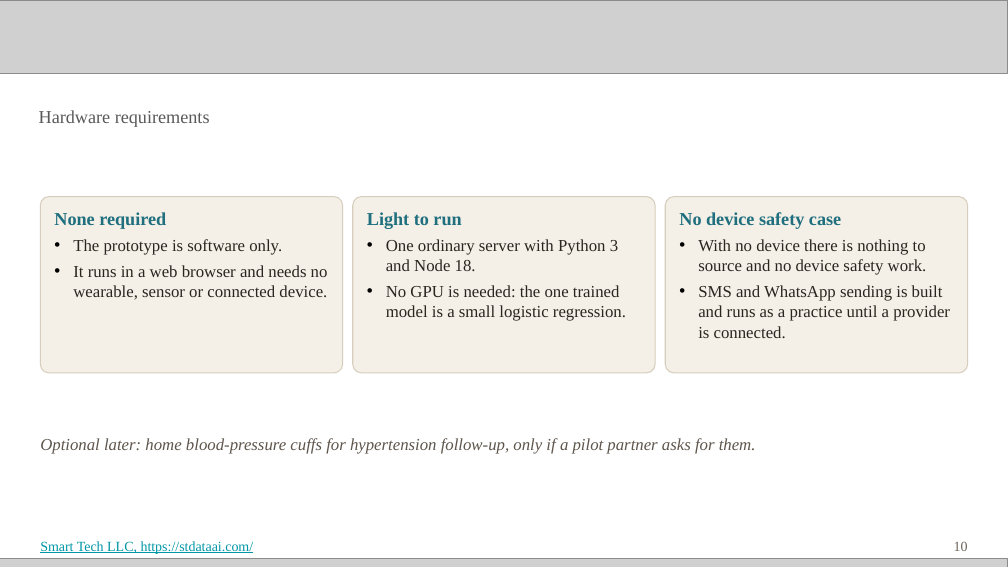
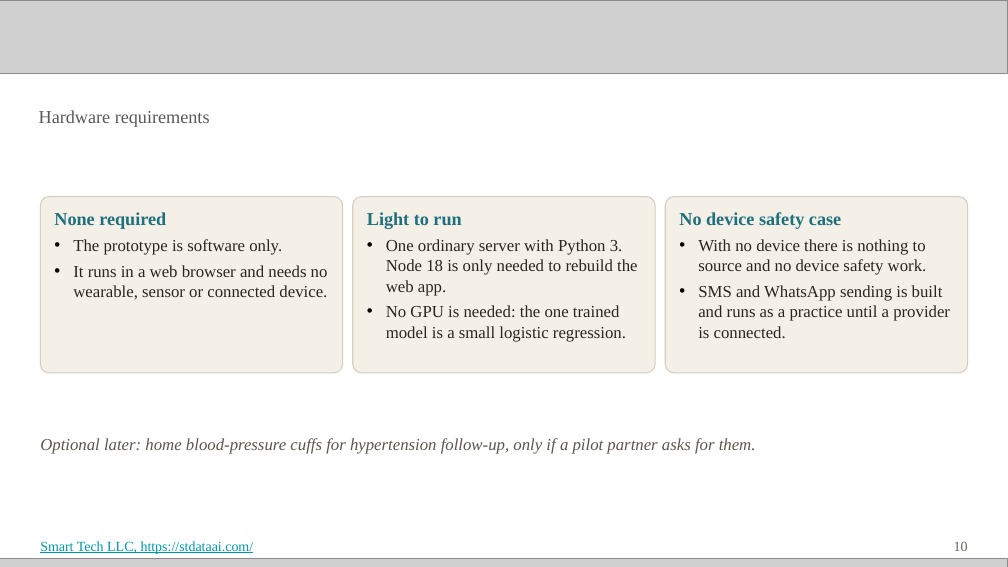
Before and after one commit to Smarttechk/Hack2Skill_Precision-Prevention, a slide deck: slide 10 of docs/Submission_Deck.pptx. Drawn at 1008x567 pixels with LibreOffice and Linux fonts; fonts in the diff are those of the drawing; grey boxes stand for pictures. Boxes give left, top, right and bottom in pixels: in the first picture for what was removed or moved away, otherwise in the second. Text is boxed around its words. In the diff, an @@ line names an element or a change of style, - is before the commit and + after.

```diff
--- a/docs/Submission_Deck.pptx
+++ b/docs/Submission_Deck.pptx
@@ text at [386,239,637,296]: text changed @@
-• One ordinary server with Python 3 and Node 18.
+• One ordinary server with Python 3. Node 18 is only needed to rebuild the web app.
```
Also in this commit, not shown: 1 other slide changed, 1 slide added, 7 other files.
